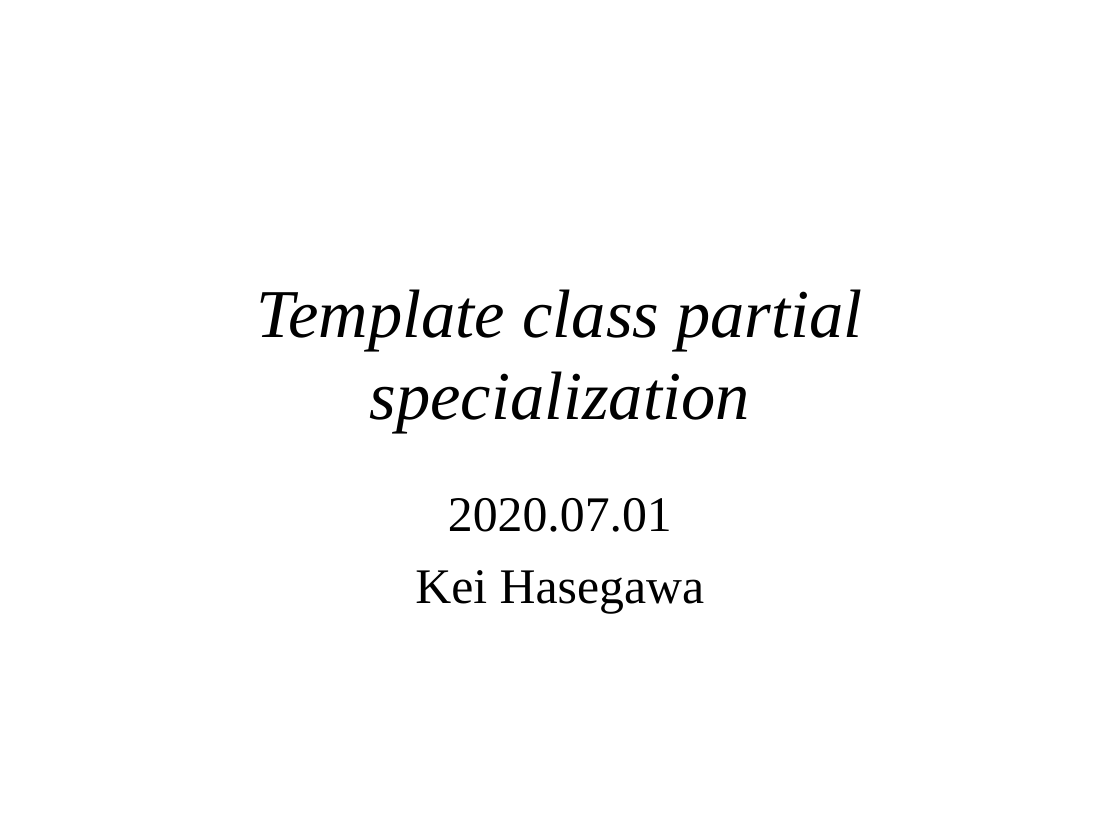
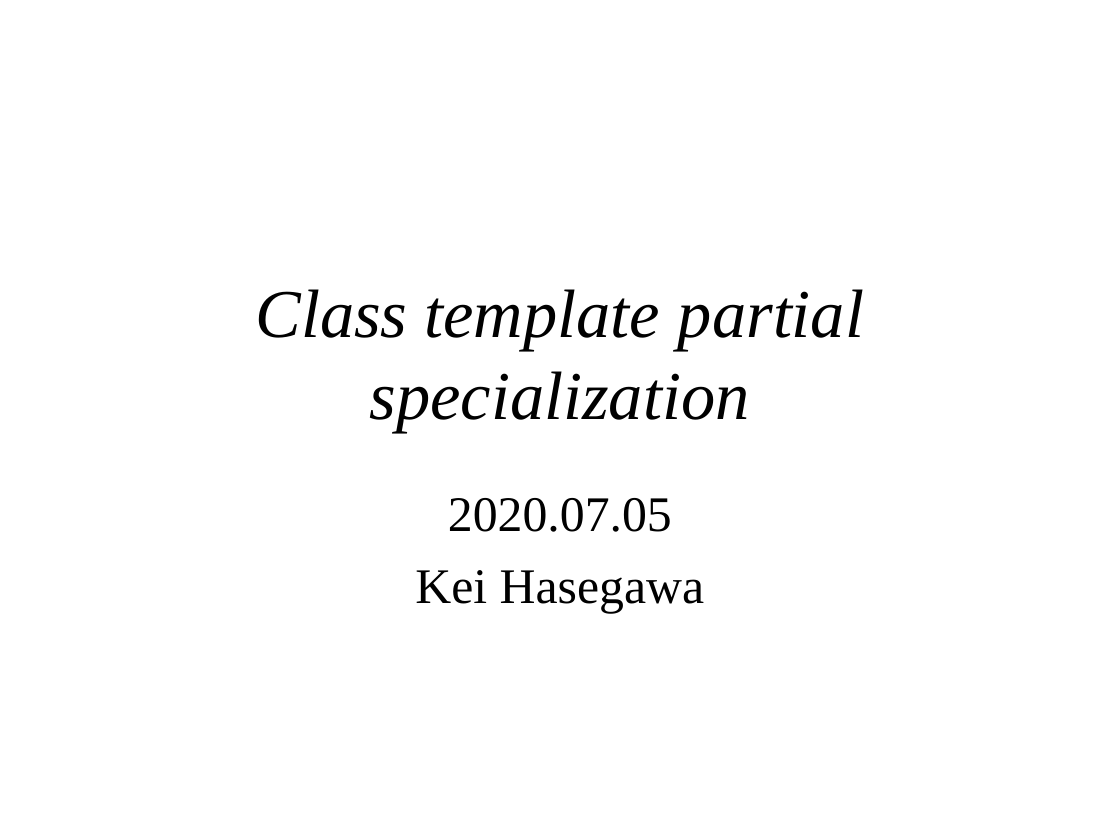
Before and after one commit to KeiHasegawa/cxx_doc, a slide deck: slide 1 of 18_partial_specialization_e.ppt. Drawn at 1120x840 pixels with LibreOffice and Linux fonts; fonts in the diff are those of the drawing. Boxes give left, top, right and bottom in pixels: in the first picture for what was removed or moved away, otherwise in the second. Text is boxed around its words. In the diff, an @@ line names an element or a change of style, - is before the commit and + after.

```diff
--- a/18_partial_specialization_e.ppt
+++ b/18_partial_specialization_e.ppt
@@ title at box(256, 289, 864, 432): text changed @@
-Template class partial specialization
+Class template partial specialization
@@ subtitle at box(448, 498, 672, 532): text changed @@
-2020.07.01
+2020.07.05
```
Also in this commit, not shown: 9 other files.
